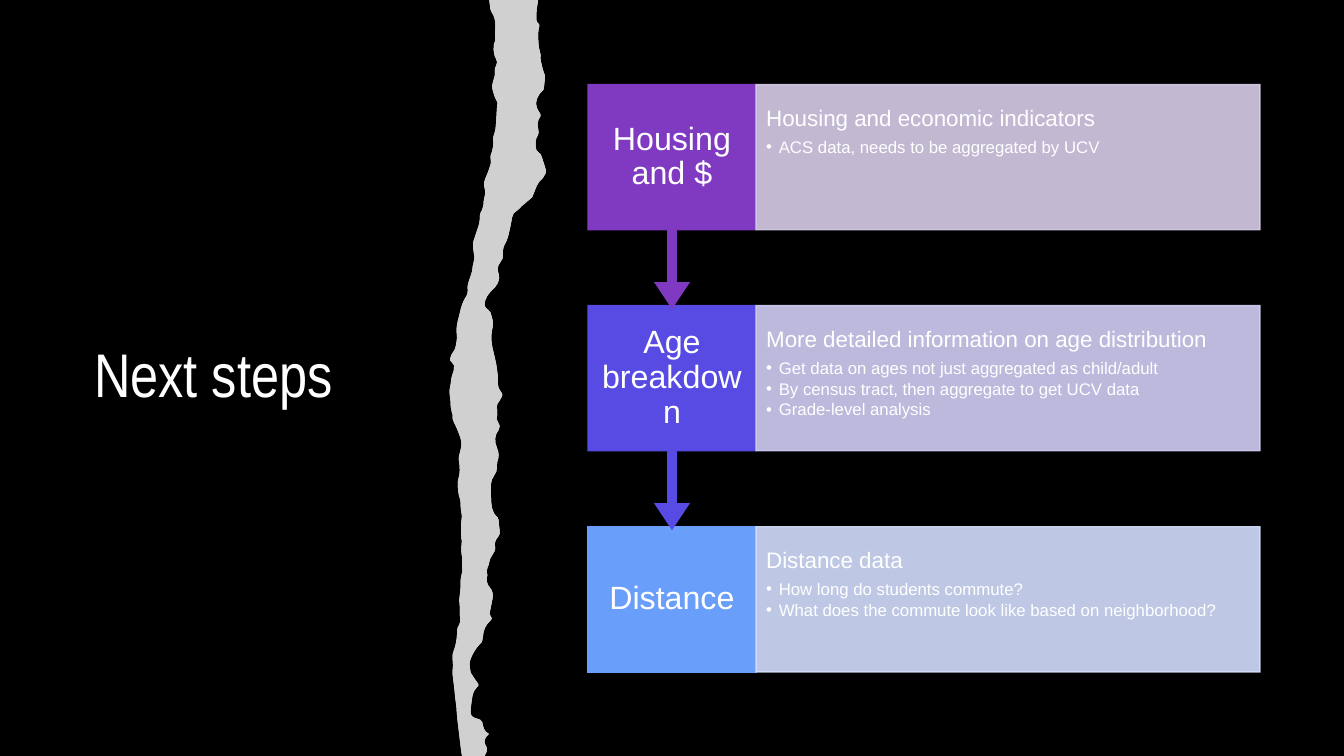
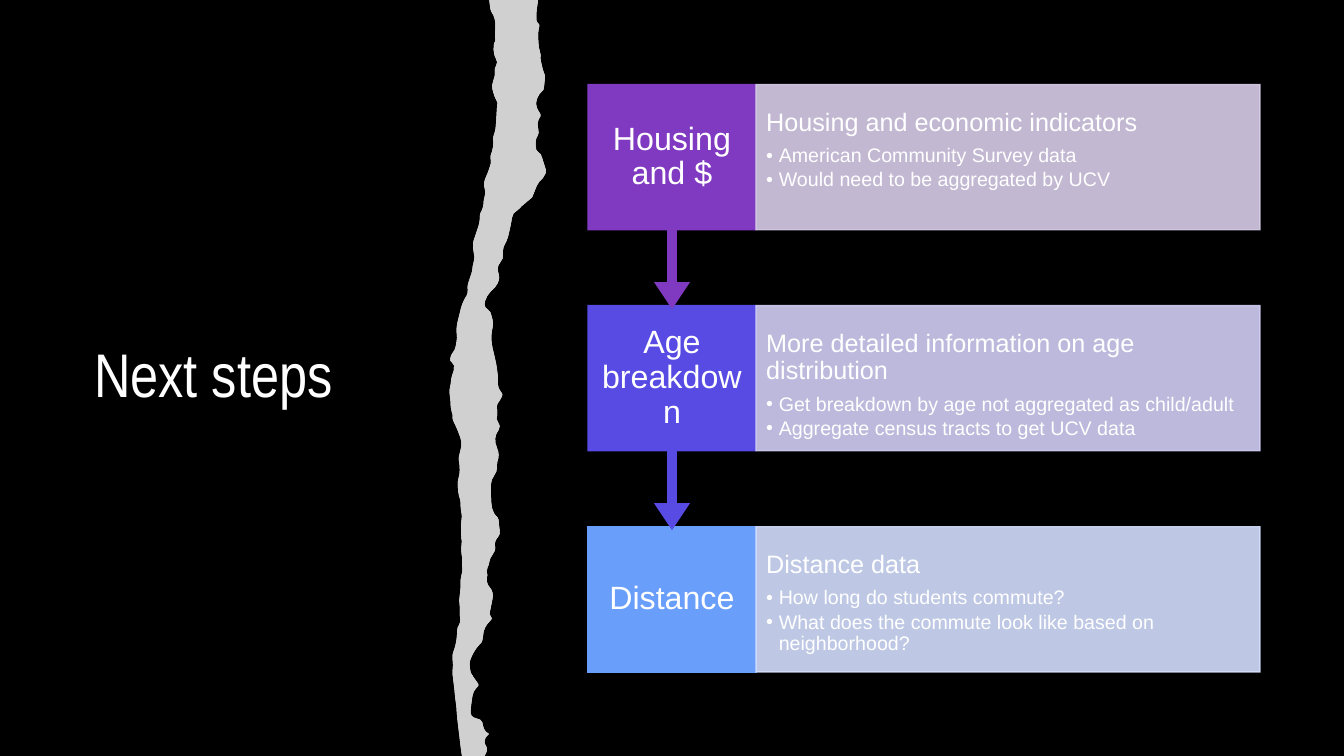
Before and after one commit to lauraminter/seattle-kids, a slide deck: slide 13 of assets/Seattle-kids-slides.pptx. Drawn at 1344x756 pixels with LibreOffice and Linux fonts; fonts in the diff are those of the drawing; grey boxes stand for pictures. Boxes give left, top, right and bottom in pixels: in the first picture for what was removed or moved away, otherwise in the second. Text is boxed around its words. In the diff, an @@ line names an element or a change of style, - is before the commit and + after.

Commit message:
more minor modifications to presentation, next steps

```diff
--- a/assets/Seattle-kids-slides.pptx
+++ b/assets/Seattle-kids-slides.pptx
@@ text at (x1=766, y1=113, x2=1137, y2=136): size 16 to 18 pt in "Housing and economic indicators" @@
@@ text at (x1=779, y1=148, x2=1110, y2=190): text changed; size 12 to 14 pt @@
-  • ACS data, needs to be aggregated by UCV
+  • American Community Survey data
+  • Would need to be aggregated by UCV
@@ text at (x1=766, y1=334, x2=1134, y2=379): size 16 to 18 pt in "More detailed information on age distribution" @@
@@ text at (x1=779, y1=397, x2=1233, y2=439): text changed; size 12 to 14 pt @@
-  • Get data on ages not just aggregated as child/adult
-  • By census tract, then aggregate to get UCV data
-  • Grade-level analysis
+  • Get breakdown by age not aggregated as child/adult
+  • Aggregate census tracts to get UCV data
@@ text "Distance data" at (x1=766, y1=555, x2=1154, y2=654): size 16 to 18 pt in "Distance data"; size 12 to 14 pt in "How long do students commute?", "What does the commute look like based ..." @@
```
